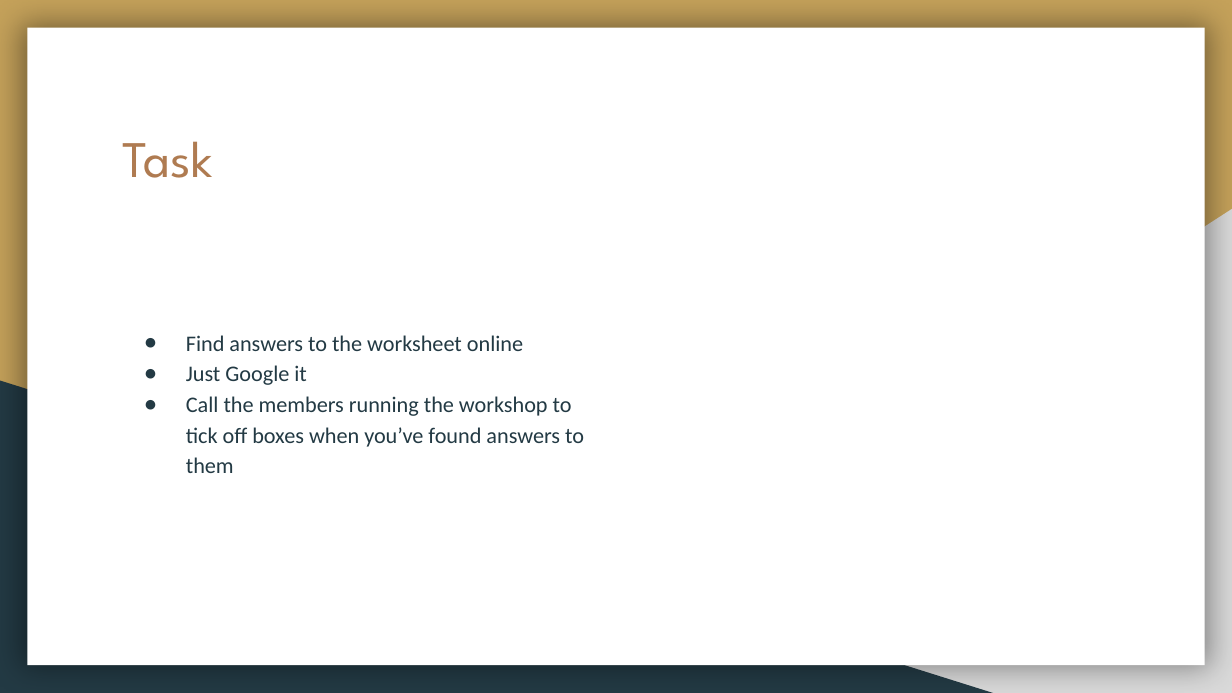
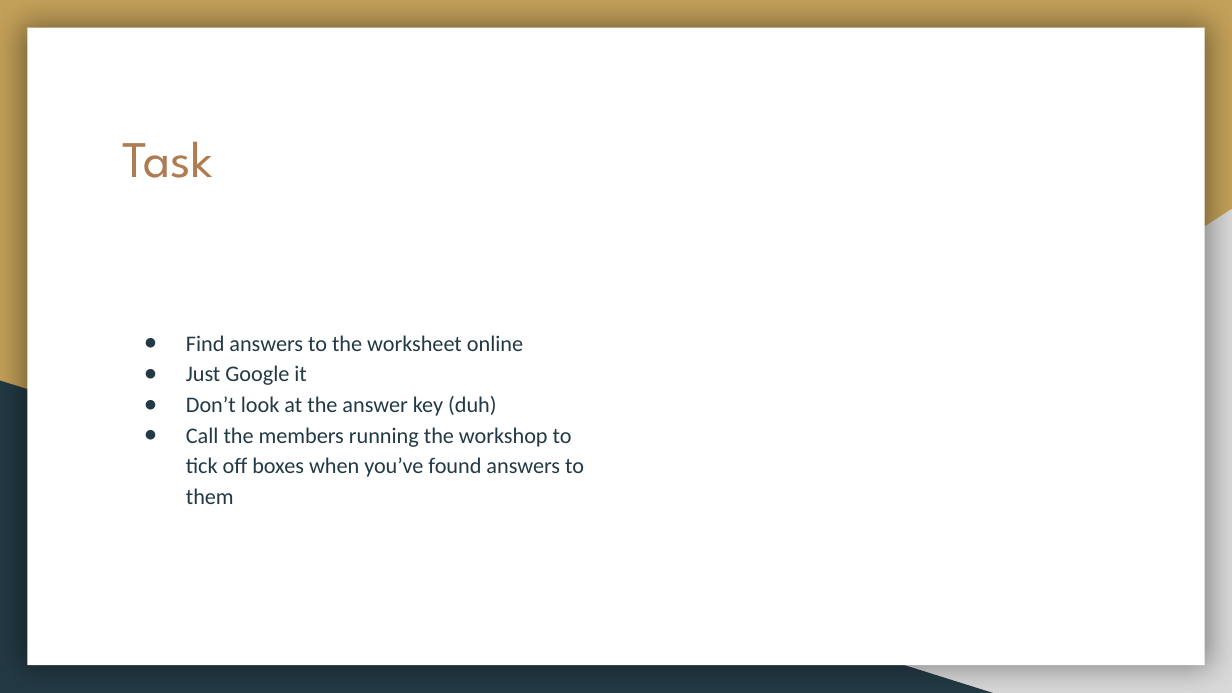
Before and after one commit to AndrewSiew/RapidPrototypingWorkshop, a slide deck: slide 6 of 4/printer components.pptx. Drawn at 1232x693 pixels with LibreOffice and Linux fonts; fonts in the diff are those of the drawing. Boxes give left, top, right and bottom in pixels: in the first picture for what was removed or moved away, otherwise in the second. Text is boxed around its words. In the diff, an @@ line names an element or a change of style, - is before the commit and + after.

```diff
--- a/4/printer components.pptx
+++ b/4/printer components.pptx
@@ text at (x1=186, y1=396, x2=496, y2=416): paragraph added @@
+● Don’t look at the answer key (duh)
```
Also in this commit, not shown: 2 other slides changed, 1 other file.
